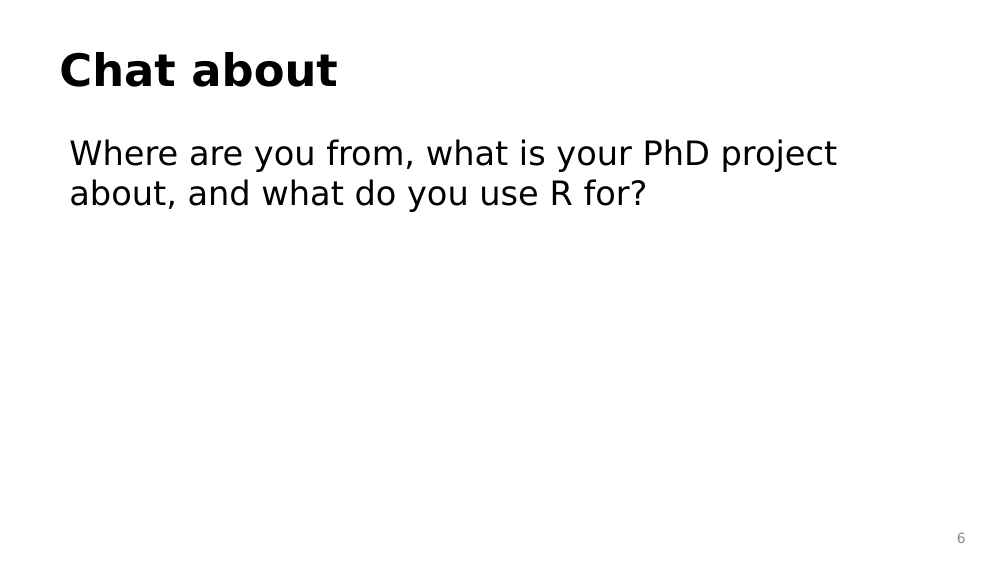
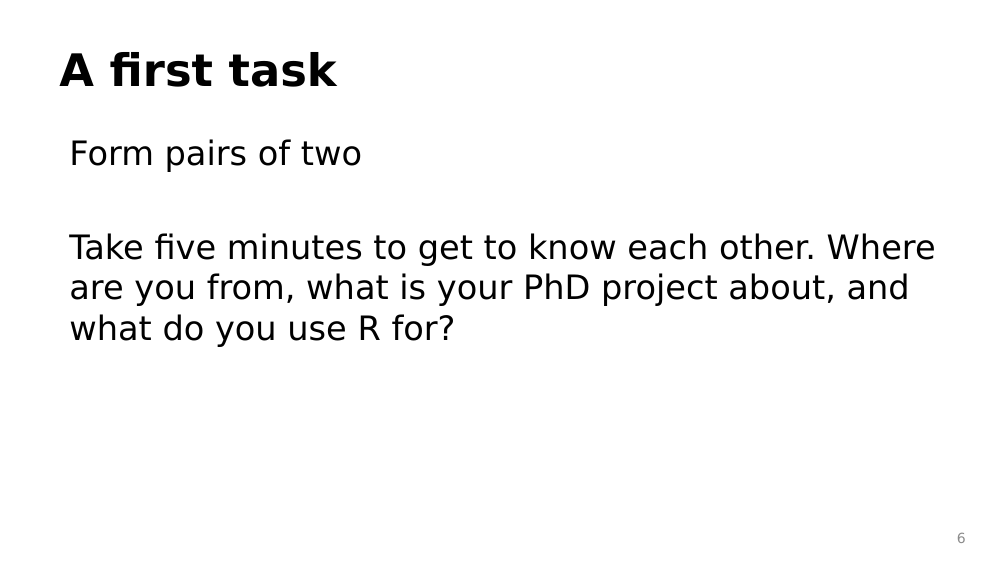
Before and after one commit to idiv-biodiversity/yDiv_building_packages_Rstudio_GitHub, a slide deck: slide 6 of introduction.pptx. Drawn at 1008x567 pixels with LibreOffice and Linux fonts; fonts in the diff are those of the drawing; background and template pictures are left out. Boxes give left, top, right and bottom in pixels: in the first picture for what was removed or moved away, otherwise in the second. Text is boxed around its words. In the diff, an @@ line names an element or a change of style, - is before the commit and + after.

Commit message:
lecture

```diff
--- a/introduction.pptx
+++ b/introduction.pptx
@@ text at [59, 52, 337, 87]: text changed @@
-Chat about
+A first task
@@ text at [69, 139, 936, 347]: text changed @@
-Where are you from, what is your PhD project about, and what do you use R for?
+Form pairs of two
+Take five minutes to get to know each other. Where are you from, what is your PhD project about, and what do you use R for?
```
Also in this commit, not shown: 5 other slides changed, 2 slides added, 3 slides removed, 5 other files.
